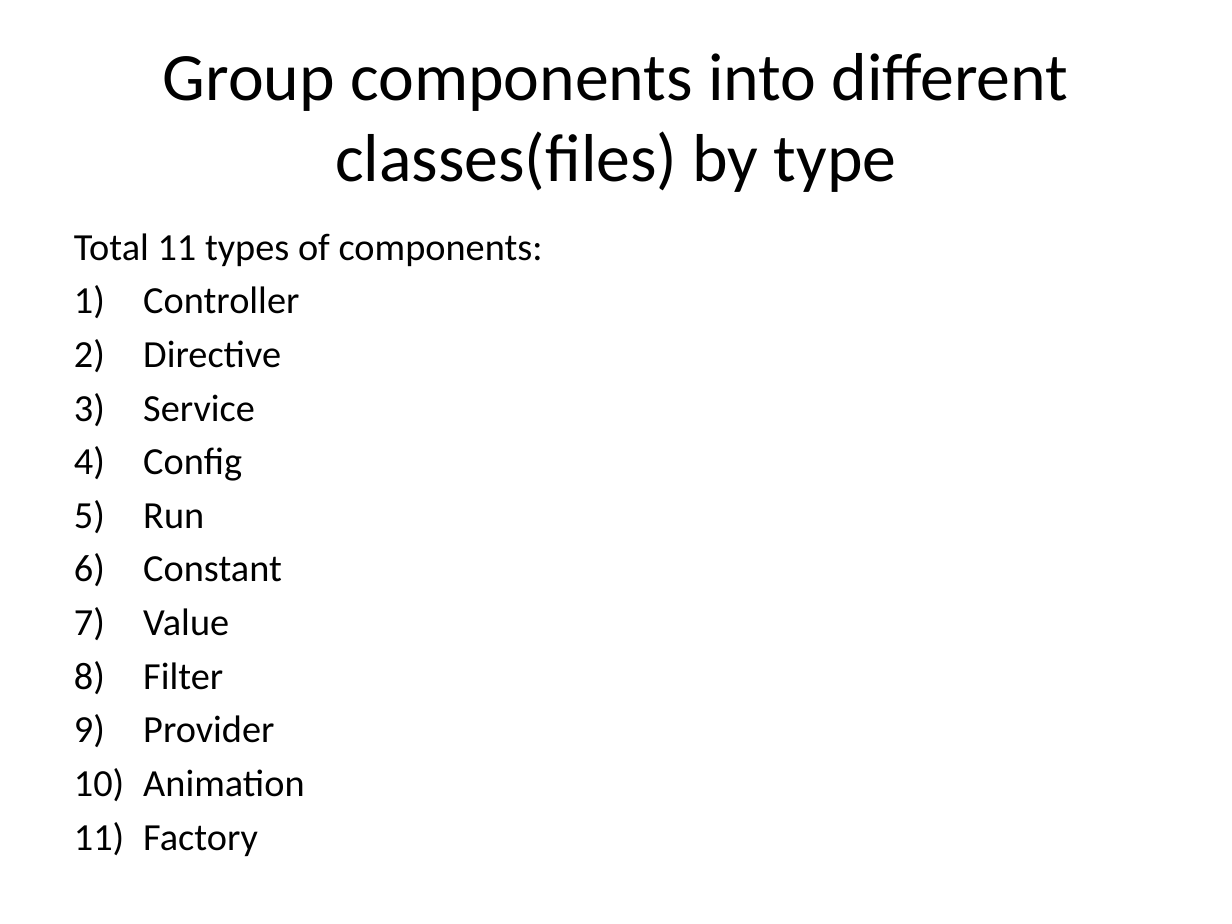
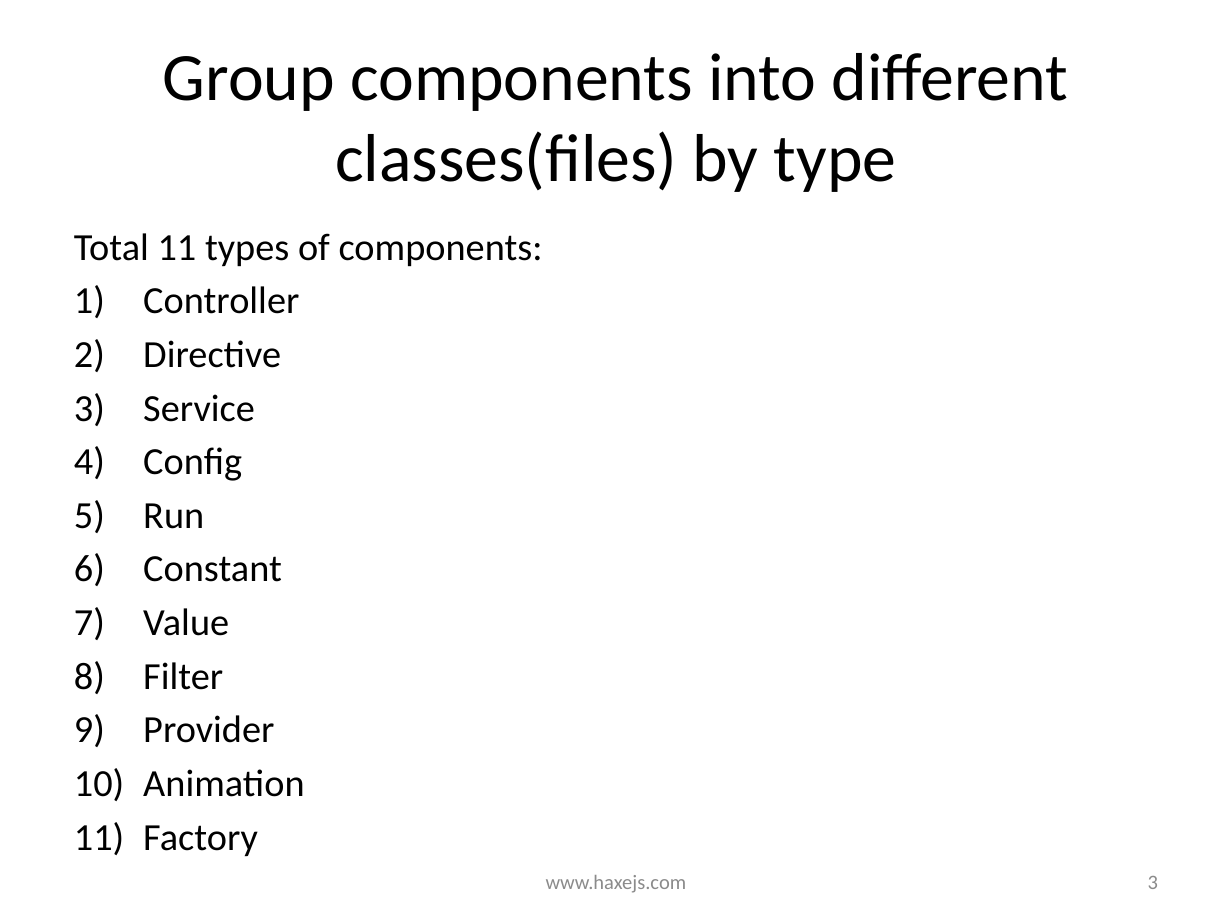
Before and after one commit to haxejs/haxejs.com, a slide deck: slide 3 of ppts/Understand_Haxejs-Angular_App.pptx. Drawn at 1232x924 pixels with LibreOffice and Linux fonts; fonts in the diff are those of the drawing. Boxes give left, top, right and bottom in pixels: in the first picture for what was removed or moved away, otherwise in the second. Text is boxed around its words. In the diff, an @@ line names an element or a change of style, - is before the commit and + after.

```diff
--- a/ppts/Understand_Haxejs-Angular_App.pptx
+++ b/ppts/Understand_Haxejs-Angular_App.pptx
@@ text added at (546,875,687,893), 12 pt, text #8C8C8C @@
+www.haxejs.com
@@ page number added at (1148,876,1158,889), 12 pt, text #8C8C8C @@
+3
```
Also in this commit, not shown: 7 other slides changed.
